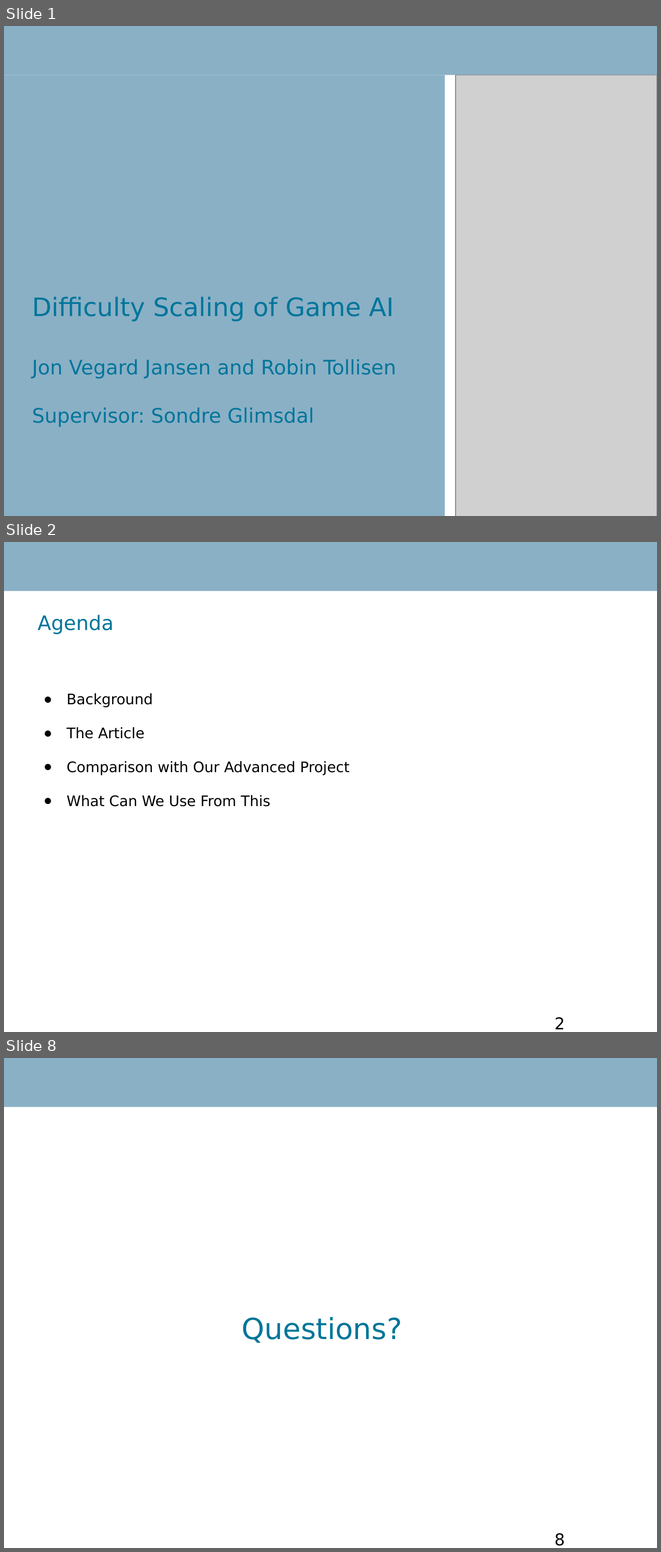
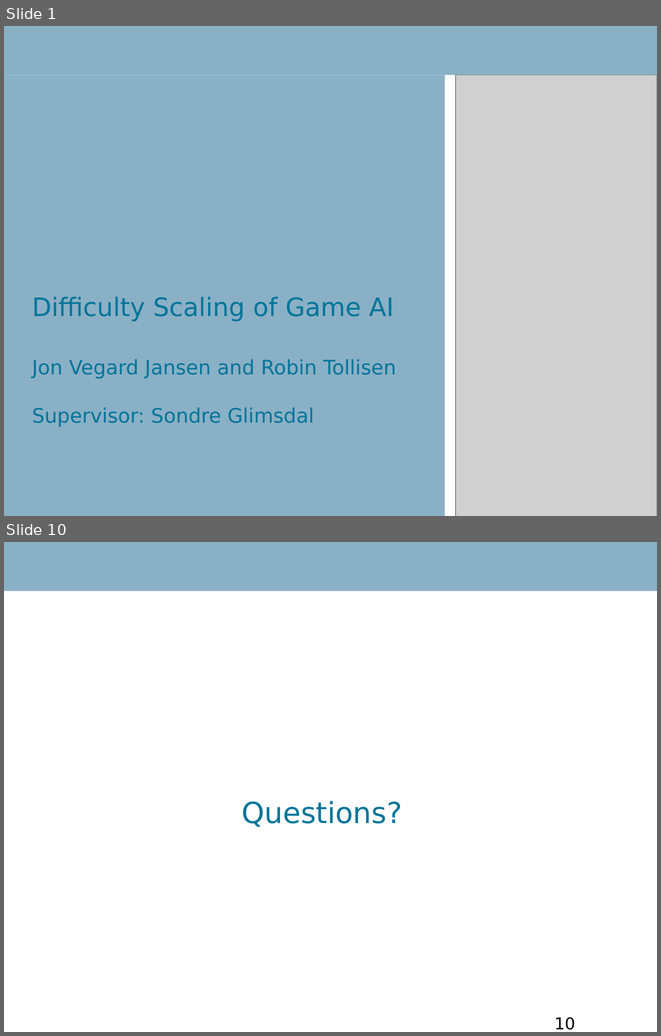
Before and after one commit to RobinTo/AdaptiveGame, a slide deck: IKT426 Research Seminar Report/presentation.ppt. Shown one above the other, each under a label of ours: slides 1, 2 and 8 before the commit, slides 1 and 10 after it; the slides between them are not shown. The pictures are 661x1552 and 661x1036 pixels, drawn with LibreOffice and Linux fonts; fonts in the diff are those of the drawing; grey boxes stand for pictures; background and template pictures are left out. Boxes give left, top, right and bottom in pixels: in the first picture for what was removed or moved away, otherwise in the second. Text is boxed around its words. In the diff, an @@ line names an element or a change of style, - is before the commit and + after.

```diff
--- a/IKT426 Research Seminar Report/presentation.ppt
+++ b/IKT426 Research Seminar Report/presentation.ppt
@@ slide 2 removed at [4, 542, 657, 1032], background #FFFFFF; not listed: 1 template element that a slide beside it also shows @@
@@ text removed at [37, 615, 113, 634] @@
-Agenda
@@ text removed at [67, 693, 350, 806] @@
-● Background
-● The Article
-● Comparison with Our Advanced Project
-● What Can We Use From This
@@ page number removed at [555, 1017, 565, 1029] @@
-2
@@ what was slide 8 is now slide 10 @@
@@ page number at [555, 1017, 575, 1030]: text changed @@
-8
+10
```
Also in this commit, not shown: 4 slides changed, 5 slides added, 1 other slide removed, 1 other file.
